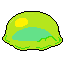
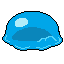
Layers edited between the first and the second 64 × 64 image:
hid group "Top Overlay (30% Opacity)" (7 layers) over bbox(3, 12, 62, 50)
hid group "Object Ingested" (3 layers) over bbox(19, 19, 45, 42)
showed "slime_blue_base" over bbox(3, 12, 62, 50)
hid "slime_main_base" over bbox(3, 12, 62, 50)
